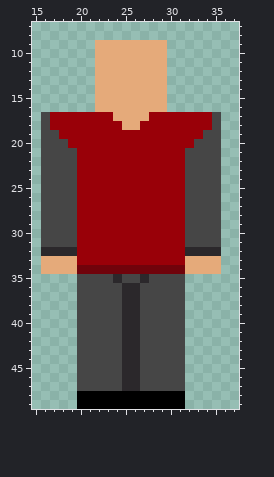
File history of a pixel-art sprite, static/antonio.png. That is the earlier state.
The file is 50x50 pixels. Shown: x 15..37, y 7..49.
After:
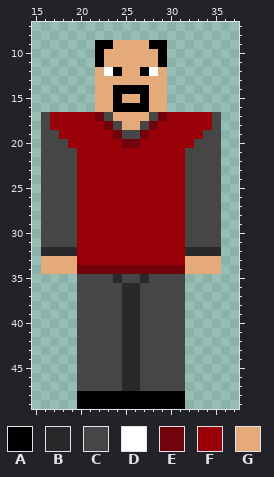
Palette (. is transparent): A #000000  B #2b282b  C #464646  D #ffffff  E #70030b  F #990008  G #e5aa7a
Edits made:
y 9: x 22..23 GG -> AA; x 28..29 GG -> AA
y 10..11: x 22 G -> A; x 29 G -> A
y 12: x 23..24 GG -> DA; x 27..28 GG -> AD
y 14: x 24..27 GGGG -> AAAA
y 15: x 24 G -> A; x 27 G -> A
y 16: x 24..27 GGGG -> AAAA
y 17: x 22..23 FF -> EC; x 28..29 FF -> CE
y 18: x 23..24 FF -> EC; x 27..28 FF -> CE
y 19: x 24..27 FFFF -> ECCE
y 20: x 25..26 FF -> EE
